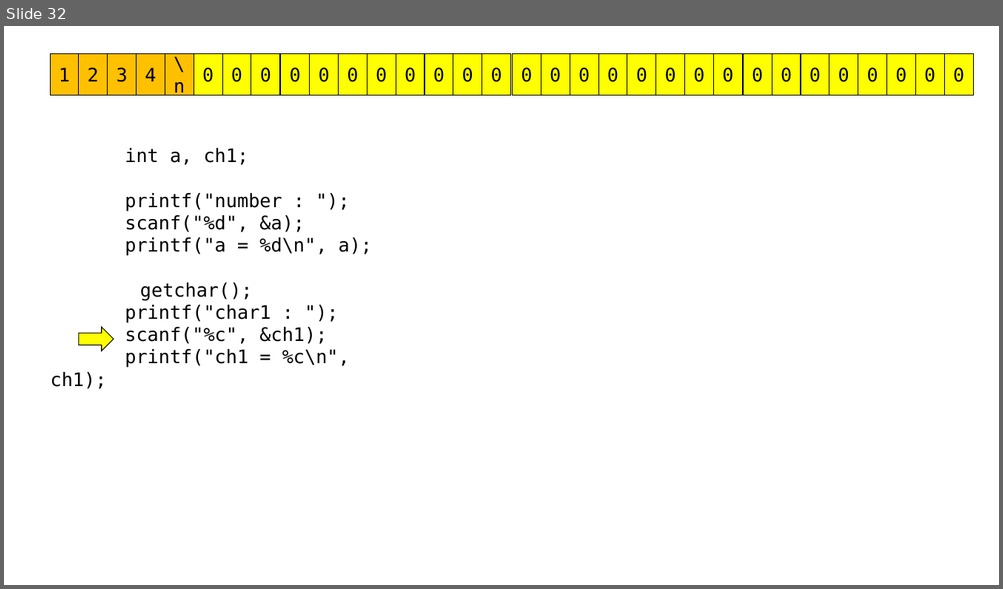
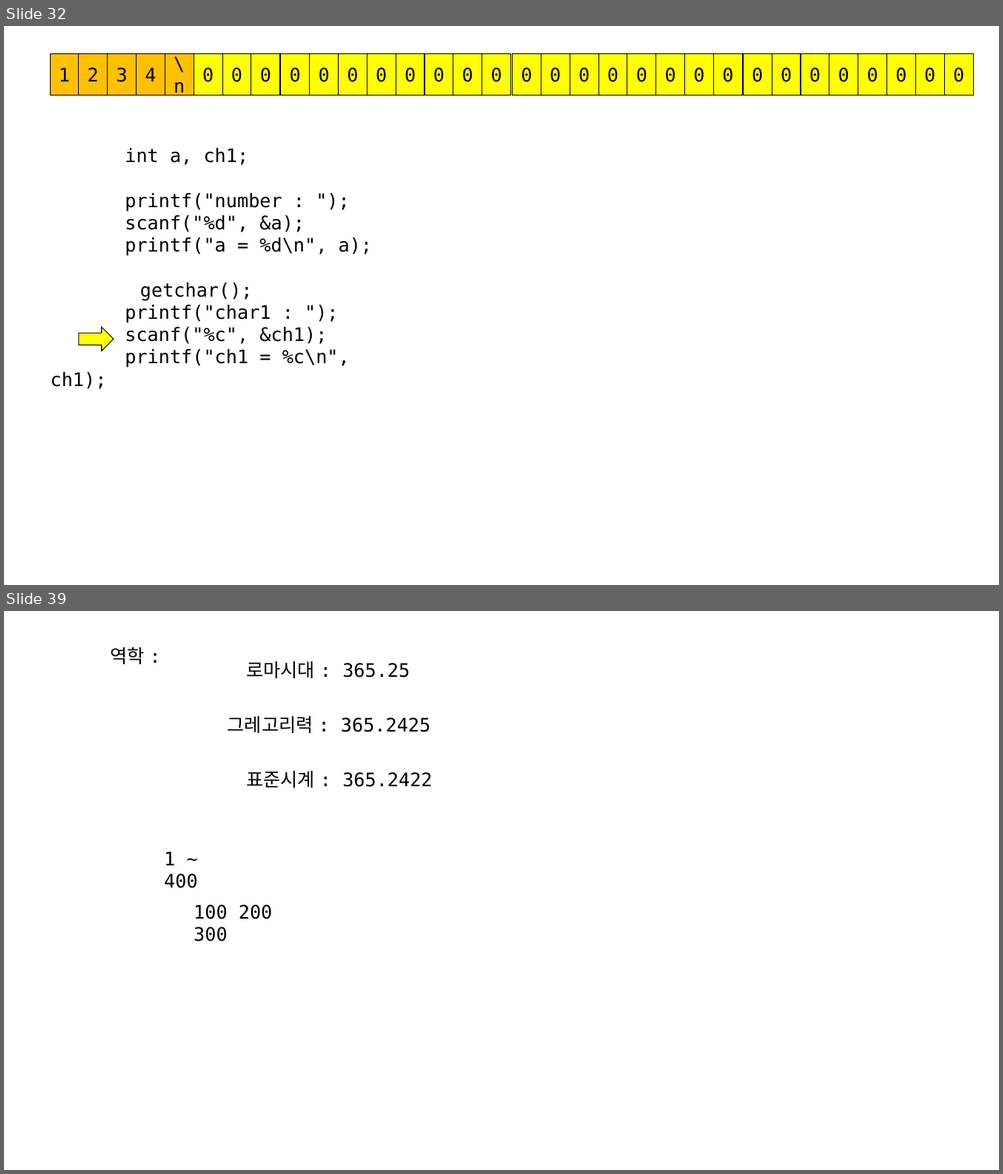
Before and after one commit to imguru-mooc/C_basic_AIR, a slide deck: C_판서.pptx. Shown one above the other, each under a label of ours: slide 32 before the commit, slides 32 and 39 after it; the slides between them are not shown. The pictures are 1003x589 and 1003x1174 pixels, drawn with LibreOffice and Linux fonts; fonts in the diff are those of the drawing. Boxes give left, top, right and bottom in pixels: in the first picture for what was removed or moved away, otherwise in the second. Text is boxed around its words. In the diff, an @@ line names an element or a change of style, - is before the commit and + after.

```diff
--- a/C_판서.pptx
+++ b/C_판서.pptx
@@ slide 39 added at (4,611,999,1170), background #FFFFFF @@
@@ text added at (110,647,144,664), 18 pt, text #000000 @@
+역학 :
@@ text added at (246,661,410,678), 18 pt, text #000000 @@
+로마시대 : 365.25
@@ text added at (227,716,430,733), 18 pt, text #000000 @@
+그레고리력 : 365.2425
@@ text added at (246,771,432,788), 18 pt, text #000000 @@
+표준시계 : 365.2422
@@ text added at (164,851,198,889), 18 pt, text #000000 @@
+1 ~ 400
@@ text added at (193,905,273,942), 18 pt, text #000000 @@
+100 200 300
```
Also in this commit, not shown: 1 slide changed, 6 other slides added, 1 other file.
